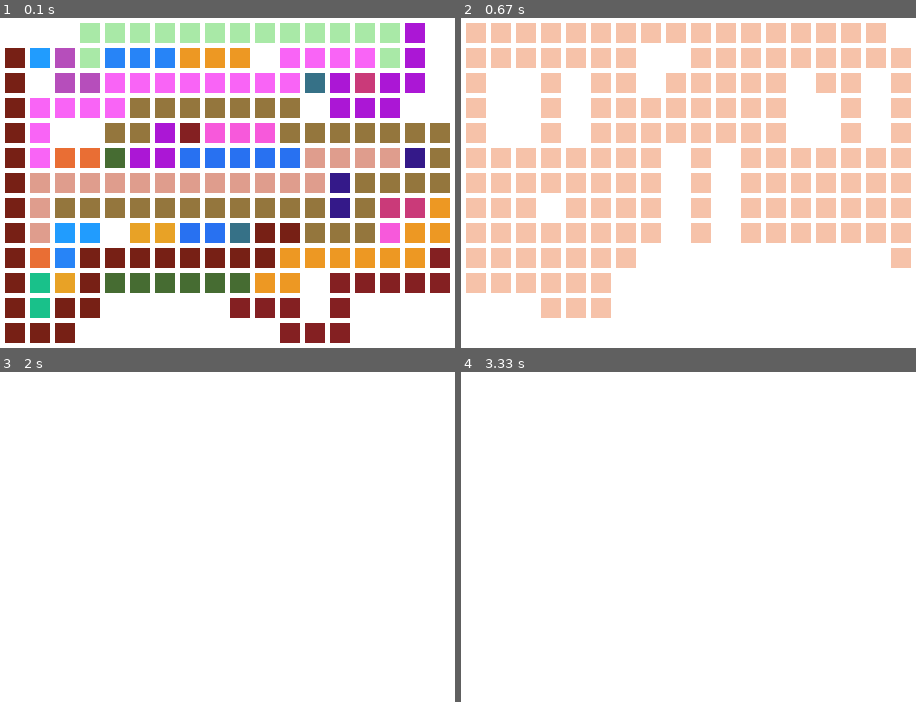
Above: before the commit, frames 1-4 (two rows, left to right).
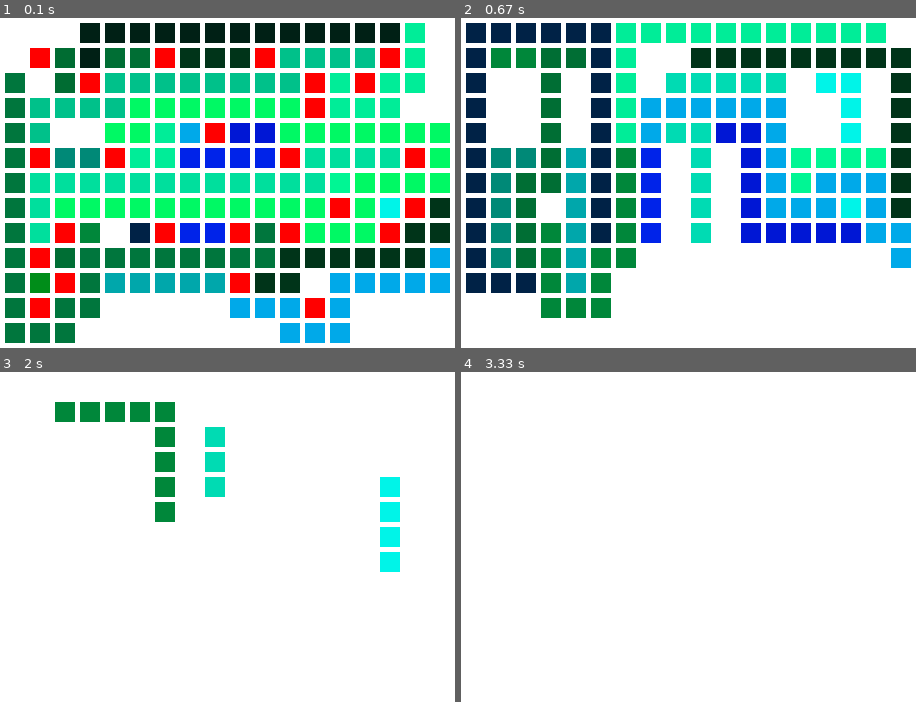
Above: after the commit, the same moments.

Repository: mdhk/Heuristics-Chips-Circuits
Game: pygame game, started from runAlgorithm.py
The game is run twice, just before and just after one commit, with the same random seed, the same clock (stepped at 60 frames per second) and the same inputs. The source is Python 2; it was converted automatically to run under Python 3.
Inputs (mouse positions are in pixels of both pictures, inside the frame that each line leads up to):
- Up to frame 1 (0.1 s): no input
- Up to frame 2 (0.67 s): click (688, 183) at 0.38 s
- Up to frame 3 (2 s): click (118, 540) at 0.78 s; click (86, 612) at 1.27 s; move the mouse to (118, 471) at 1.63 s; right-click (118, 471) at 1.97 s
- Up to frame 4 (3.33 s): move the mouse to (524, 527) at 2.43 s; click (524, 527) at 2.82 s

The runs differ from the first frame. In frame 1, 53% of the frame differs, in the area x 1-99%, y 1-99%; in frame 2, 40%; in frame 3, 4.3%; in frame 4, nothing differs.

Commit message:
Update visualization to change up and down on right / left click, and show gates in red

Diff:
--- a/runAlgorithm.py
+++ b/runAlgorithm.py
@@ -33,6 +33,11 @@
 # Initialize visualization.
 screen = draw.initGrid(WIDTH, HEIGHT)
 grid = [[[0 for c in range(DEPTH)] for b in range(WIDTH)] for a in range(HEIGHT)]
+# Color all gates bright red.
+for i in gates:
+    print i
+    grid[i[1]][i[0]][0] = (255, 0, 0)
+
 
 path = []
 
@@ -68,7 +73,7 @@
         print '          PATH NOT FOUND '
 
     if len(path) > 1:
-        for i in path:
+        for i in path[1:-1]:
             grid[(i % SURF) / WIDTH][i % WIDTH][i / SURF] = 1
 
     draw.drawGrid(grid, screen, depth)
@@ -87,7 +92,14 @@
     if event.type == pygame.QUIT:
         pygame.quit()
     elif event.type == pygame.MOUSEBUTTONDOWN:
-        # User clicks the mouse. Go to the next layer
-        screen.fill([255,255,255])
-        depth = depth + 1
-        draw.drawGrid(grid, screen, depth)
+        # Visualize the layer up or down from current (left and right click
+        # respectively).
+        if event.button == 1:
+            screen.fill([255,255,255])
+            depth += 1
+            draw.drawGrid(grid, screen, depth)
+        if event.button == 3:
+            screen.fill([255,255,255])
+            depth -= 1
+            draw.drawGrid(grid, screen, depth)
+        print 'Showing layer: ' + str(depth)
--- a/visualizations/pygameGrid.py
+++ b/visualizations/pygameGrid.py
@@ -11,9 +11,10 @@
 import pygame
 from random import randint
 
+WHITE = (255, 255, 255)
+
 def initGrid(width,height):
     # Define some colors
-    WHITE = (255, 255, 255)
 
     # This sets the margin between each cell
     MARGIN = 5
@@ -35,31 +36,28 @@
 
 def drawGrid(grid, screen, depth):
 
-    WHITE = (255, 255, 255)
-    PATH = (randint(0, 255), randint(0, 255), randint(0, 255))
+    randColor = (0, randint(0, 255), randint(0, 255))
 
     MARGIN = 5;
     WIDTH = 20;
     HEIGHT = 20;
+    DEPTH = 8;
 
-    # grid = [[[0 for c in range(DEPTH)] for b in range(WIDTH)] for a in range(HEIGHT)]
-    # Draw the grid
+    # Fill the grid.
     for x in range(len(grid[0])):
         for y in range(len(grid)):
-            color = WHITE
-            for z in [depth]:
-                #  grid[height][width][depth]
-                if grid[y][x][z] != 0:
-                    if grid[y][x][z] == 1:
-                        grid[y][x][z] = PATH
-                        color = grid[y][x][z]
-                        pygame.draw.rect(screen,color,
-                                 [(MARGIN + WIDTH) * x + MARGIN,
-                                  (MARGIN + HEIGHT) * y + MARGIN,
-                                  WIDTH,HEIGHT])
+            for z in range(DEPTH):
+                if grid[y][x][z] == 1:
+                    grid[y][x][z] = randColor
 
-    # Limit to 60 frames per second
-    # clock.tick(60)
+    # Draw the (entire) grid.
+    for x in range(len(grid[0])):
+        for y in range(len(grid)):
+            if grid[y][x][depth] != 0:
+                pygame.draw.rect(screen, grid[y][x][depth],
+                        [(MARGIN + WIDTH) * x + MARGIN,
+                            (MARGIN + HEIGHT) * y + MARGIN,
+                            WIDTH,HEIGHT])
 
     # Go ahead and update the screen with what we've drawn.
     pygame.display.flip()
